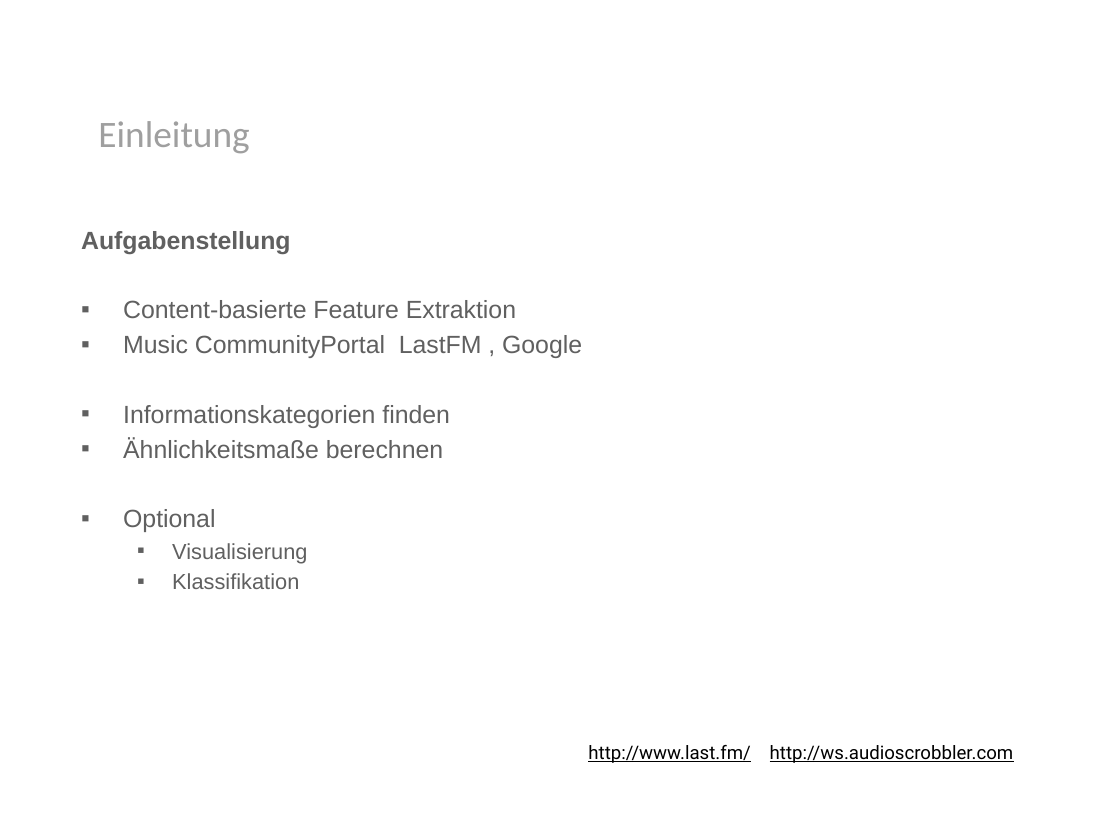
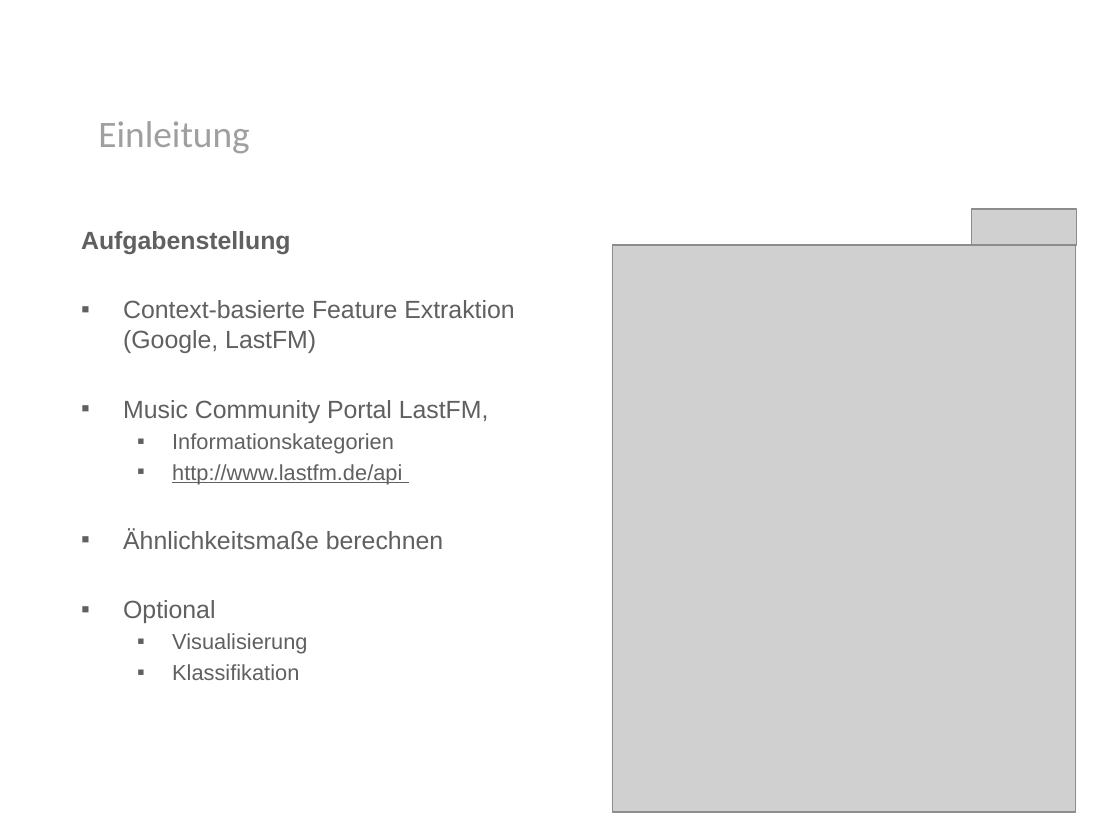
Before and after one commit to rohanprojects/mirlastfm, a slide deck: slide 2 of presentation/presentation.pptx. Drawn at 1120x840 pixels with LibreOffice and Linux fonts; fonts in the diff are those of the drawing; grey boxes stand for pictures; background and template pictures are left out. Boxes give left, top, right and bottom in pixels: in the first picture for what was removed or moved away, otherwise in the second. Text is boxed around its words. In the diff, an @@ line names an element or a change of style, - is before the commit and + after.

```diff
--- a/presentation/presentation.pptx
+++ b/presentation/presentation.pptx
@@ picture added at [971,209,1076,245] @@
@@ picture added at [613,245,1075,812] @@
@@ text at [123,300,514,484]: text changed @@
-▪ Content-basierte Feature Extraktion
-▪ Music CommunityPortal LastFM , Google
-▪ Informationskategorien finden
+▪ Context-basierte Feature Extraktion
+  (Google, LastFM)
+▪ Music Community Portal LastFM,
+  ▪ Informationskategorien
+  ▪ http://www.lastfm.de/api
@@ text removed at [588,745,1014,763] @@
-http://www.last.fm/ http://ws.audioscrobbler.com
```
